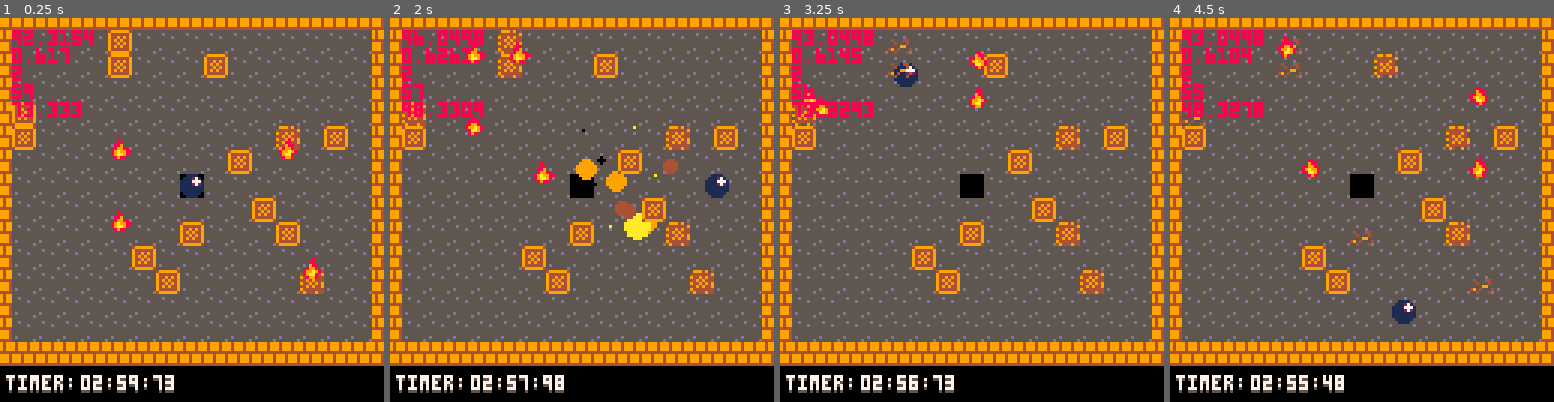
Above: before the commit, frames 1-4 (left to right).
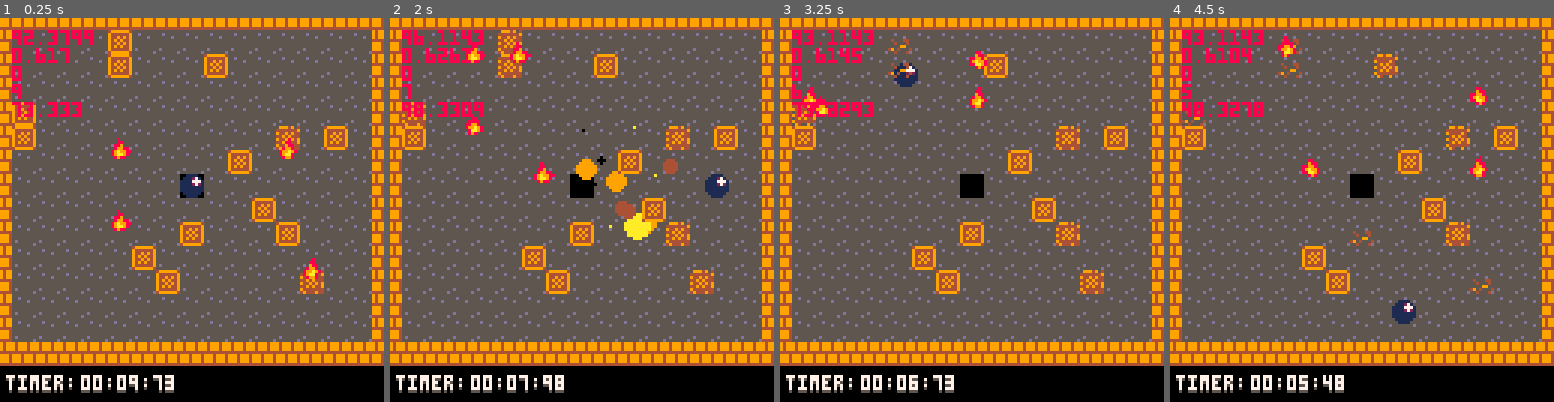
Above: after the commit, the same moments.

Repository: SHKBRD/P8CrateBall
Game: PICO-8 cartridge balltest24.p8
The game is run twice, just before and just after one commit, with the same random seed, the same clock (stepped at 60 frames per second) and the same inputs.
Inputs:
- Up to frame 1 (0.25 s): no input
- Up to frame 2 (2 s): tap X (X key) at 0.33, 1.07, 1.85 s; tap O (Z key) at 0.7, 1.7 s; hold Right from 1.6 s (still down)
- Up to frame 3 (3.25 s): release Right at 2.1 s; tap O (Z key) at 2.1, 2.5, 2.9 s; hold Up 2.15-2.42 s; hold Right 2.47-3.03 s; tap X (X key) at 2.97 s; hold Left from 3.08 s (still down)
- Up to frame 4 (4.5 s): tap O (Z key) at 3.3, 3.7, 4.1 s; release Left at 3.58 s; hold Down 3.63-3.97 s; hold Right from 4.02 s (still down); tap X (X key) at 4.08 s

The runs differ from the first frame. In frame 1, 0.2% of the frame differs, in the area x 3-33%, y 3-97%; in frame 2, 0.3%; in frame 3, 0.3%; in frame 4, 0.3%.

Commit message:
fix timer end when time reaches 0

Diff:
--- a/balltest24.p8
+++ b/balltest24.p8
@@ -487,7 +487,7 @@
 
 	--clock
 	--[minutes, seconds, millis]
-	clk = {3, 0, 0}
+	clk = {0, 10, 0}
 	clkx = 39
 	clky = 131
 
@@ -751,7 +751,9 @@
 				clk[2] = 60+clk[2]
 				clk[1] -= 1
 				if clk[1] < 0 then
-					clk[1], clk[2], clk[3] = 0
+					clk[1] = 0
+					clk[2] = 0
+					clk[3] = 0
 				end
 			end
 		end
